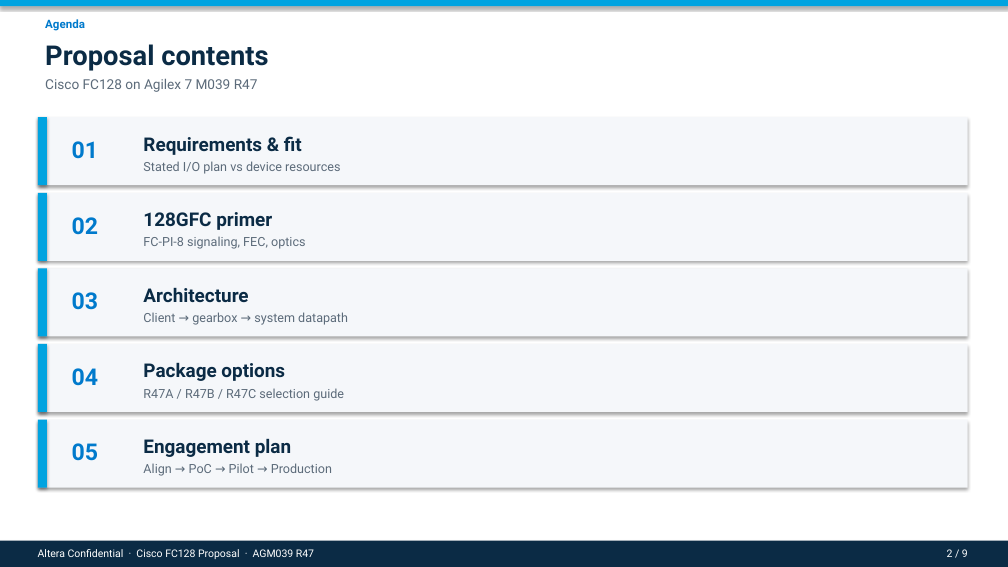
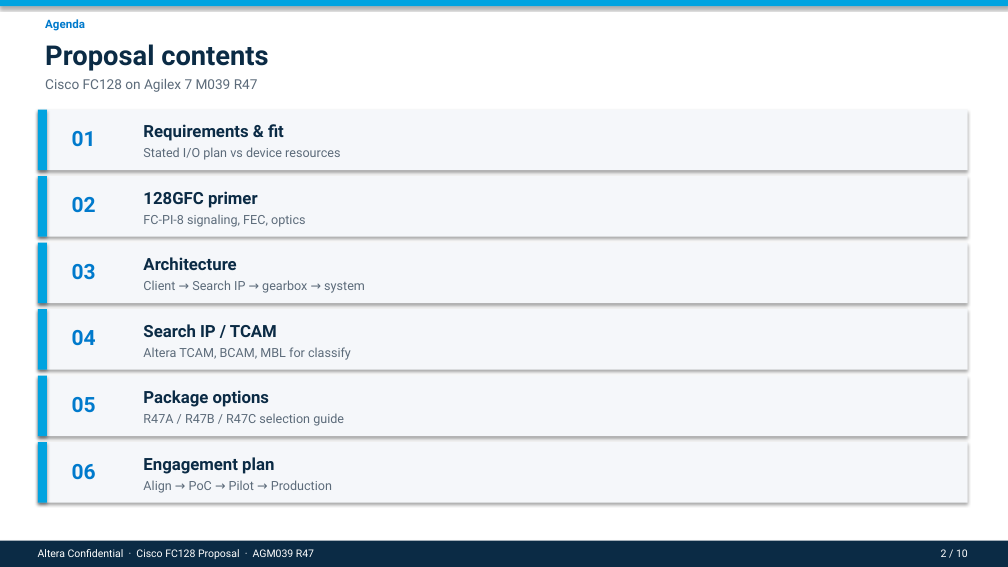
Before and after one commit to rushikeshpurohit0908/Cursor_Rushi, a slide deck: slide 2 of presentations/Cisco_FC128_Agilex7_Proposal.pptx. Drawn at 1008x567 pixels with LibreOffice and Linux fonts; fonts in the diff are those of the drawing. Boxes give left, top, right and bottom in pixels: in the first picture for what was removed or moved away, otherwise in the second. Text is boxed around its words. In the diff, an @@ line names an element or a change of style, - is before the commit and + after.

```diff
--- a/presentations/Cisco_FC128_Agilex7_Proposal.pptx
+++ b/presentations/Cisco_FC128_Agilex7_Proposal.pptx
@@ rectangle: place and size @@
-rectangle at [38,117,968,185]
+rectangle at [38,110,968,170]
@@ rectangle: place and size @@
-rectangle at [38,117,47,185]
+rectangle at [38,110,47,170]
@@ text "01": place and size @@
-text "01" at [72,141,98,159]
+text "01" at [72,131,96,147]
@@ text "Requirements & fit": place and size @@
-text "Requirements & fit" at [143,136,302,155]
+text "Requirements & fit" at [143,124,284,141]
@@ text "Stated I/O plan vs device ...": place and size @@
-text "Stated I/O plan vs device ..." at [143,161,340,174]
+text "Stated I/O plan vs device ..." at [143,147,340,160]
@@ rectangle: place and size @@
-rectangle at [38,193,968,261]
+rectangle at [38,176,968,237]
@@ rectangle: place and size @@
-rectangle at [38,193,47,261]
+rectangle at [38,176,47,237]
@@ text "02": place and size @@
-text "02" at [72,217,98,235]
+text "02" at [72,197,96,213]
@@ text "128GFC primer": place and size @@
-text "128GFC primer" at [143,212,272,230]
+text "128GFC primer" at [143,191,258,208]
@@ text "FC-PI-8 signaling, FEC, optics": place and size @@
-text "FC-PI-8 signaling, FEC, optics" at [143,236,305,249]
+text "FC-PI-8 signaling, FEC, optics" at [143,214,305,227]
@@ rectangle: place and size @@
-rectangle at [38,268,968,337]
+rectangle at [38,243,968,303]
@@ rectangle: place and size @@
-rectangle at [38,268,47,337]
+rectangle at [38,243,47,303]
@@ text "03": place and size @@
-text "03" at [72,292,98,310]
+text "03" at [72,264,96,280]
@@ size 18 to 16 pt in 5 elements at [143,124,284,141], [143,457,274,474], [143,191,258,208], [143,390,269,407], [143,257,236,270] @@
@@ text "Architecture": place and size @@
-text "Architecture" at [143,287,248,302]
+text "Architecture" at [143,257,236,270]
@@ text at [143,280,365,293]: text changed @@
-Client → gearbox → system datapath
+Client → Search IP → gearbox → system
@@ rectangle added at [38,309,968,370], fill #F5F7FA @@
@@ rectangle added at [38,309,47,370], fill #00A3E0 @@
@@ text "04": place and size @@
-text "04" at [72,368,98,386]
+text "04" at [72,330,96,346]
@@ text added at [143,324,277,337], 16 pt, text #0B2B45, bold @@
+Search IP / TCAM
@@ text added at [143,347,351,360], 12 pt, text #5C6B7A @@
+Altera TCAM, BCAM, MBL for classify
@@ rectangle: place and size @@
-rectangle at [38,344,968,412]
+rectangle at [38,376,968,436]
@@ rectangle: place and size @@
-rectangle at [38,344,47,412]
+rectangle at [38,376,47,436]
@@ size 22 to 20 pt in 5 elements at [72,131,96,147], [72,197,96,213], [72,264,96,280], [72,330,96,346], [72,397,96,413] @@
@@ text "05": place and size @@
-text "05" at [72,443,98,461]
+text "05" at [72,397,96,413]
@@ text "Package options": place and size @@
-text "Package options" at [143,362,285,381]
+text "Package options" at [143,390,269,407]
@@ text "R47A / R47B / R47C ...": place and size @@
-text "R47A / R47B / R47C ..." at [143,388,344,401]
+text "R47A / R47B / R47C ..." at [143,413,344,426]
@@ rectangle: place and size @@
-rectangle at [38,420,968,488]
+rectangle at [38,442,968,503]
@@ rectangle: place and size @@
-rectangle at [38,420,47,488]
+rectangle at [38,442,47,503]
@@ text added at [72,464,96,480], 20 pt, text #007ACC, bold @@
+06
@@ text "Align → PoC → Pilot ...": place and size @@
-text "Align → PoC → Pilot ..." at [143,463,332,476]
+text "Align → PoC → Pilot ..." at [143,480,332,493]
@@ text "Engagement plan": place and size @@
-text "Engagement plan" at [143,438,291,457]
+text "Engagement plan" at [143,457,274,474]
@@ text at [941,549,968,557]: text changed @@
-2 / 9
+2 / 10
```
Also in this commit, not shown: 8 other slides changed, 1 slide added, 6 other files.
